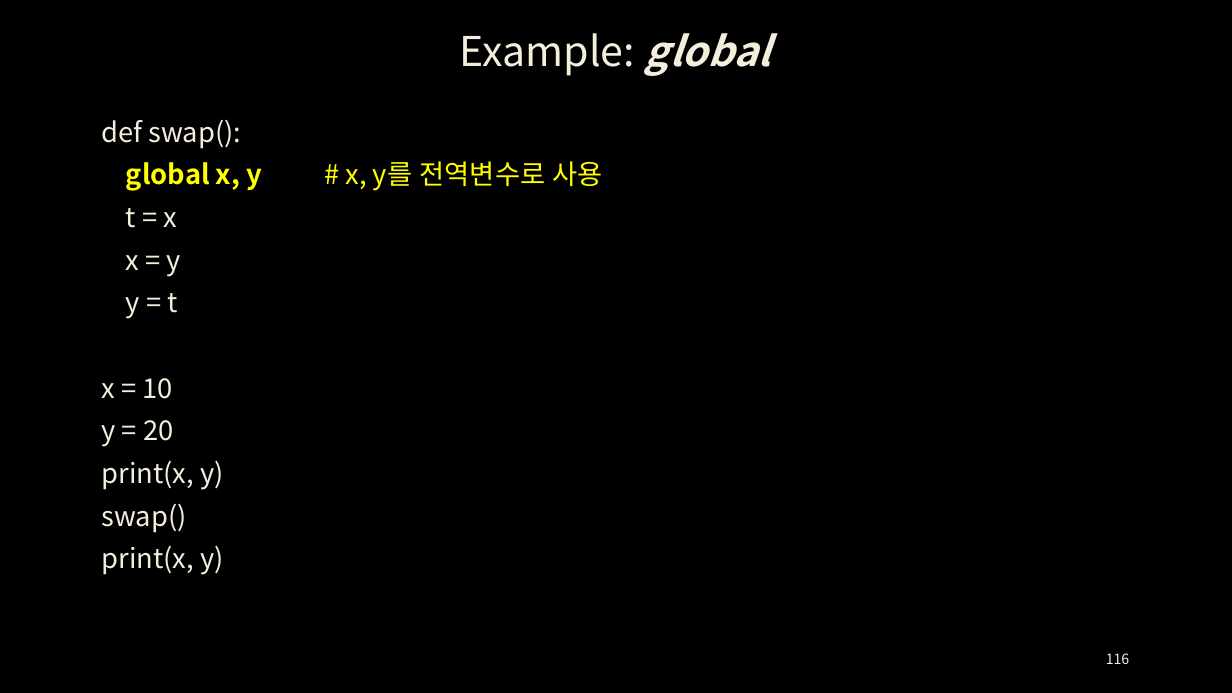
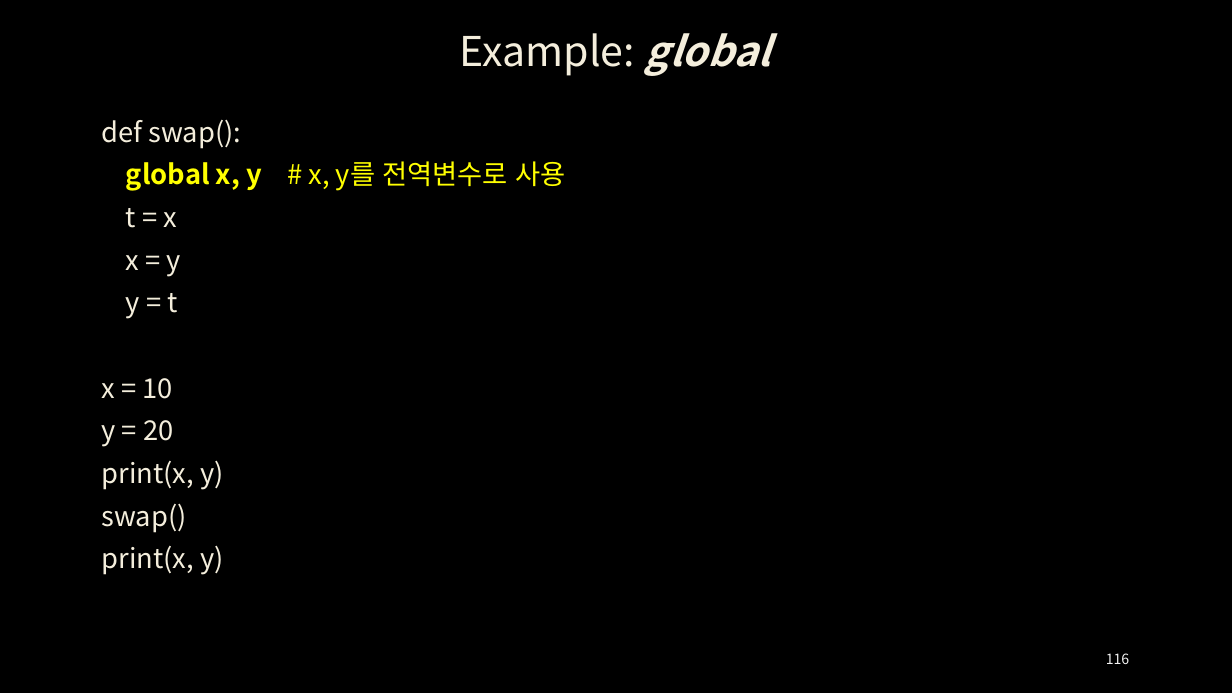
Before and after one commit to ancestor9/24_python-programimming-1, a slide deck: slide 116 of week7_8/week_06_Functions, Modules.pptx. Drawn at 1232x693 pixels with LibreOffice and Linux fonts; fonts in the diff are those of the drawing; background and template pictures are left out. Boxes give left, top, right and bottom in pixels: in the first picture for what was removed or moved away, otherwise in the second. Text is boxed around its words. In the diff, an @@ line names an element or a change of style, - is before the commit and + after.

```diff
--- a/week7_8/week_06_Functions, Modules.pptx
+++ b/week7_8/week_06_Functions, Modules.pptx
@@ text "def swap():" rewrapped from bbox=[102, 119, 603, 575] to bbox=[102, 119, 566, 575] @@
```
Also in this commit, not shown: 3 other slides changed, 1 slide added.
